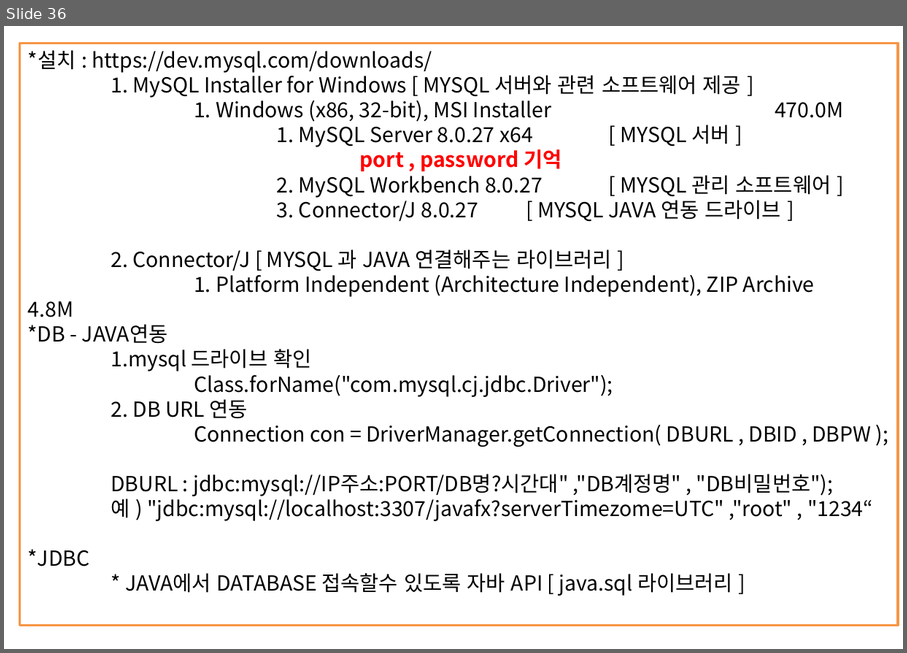
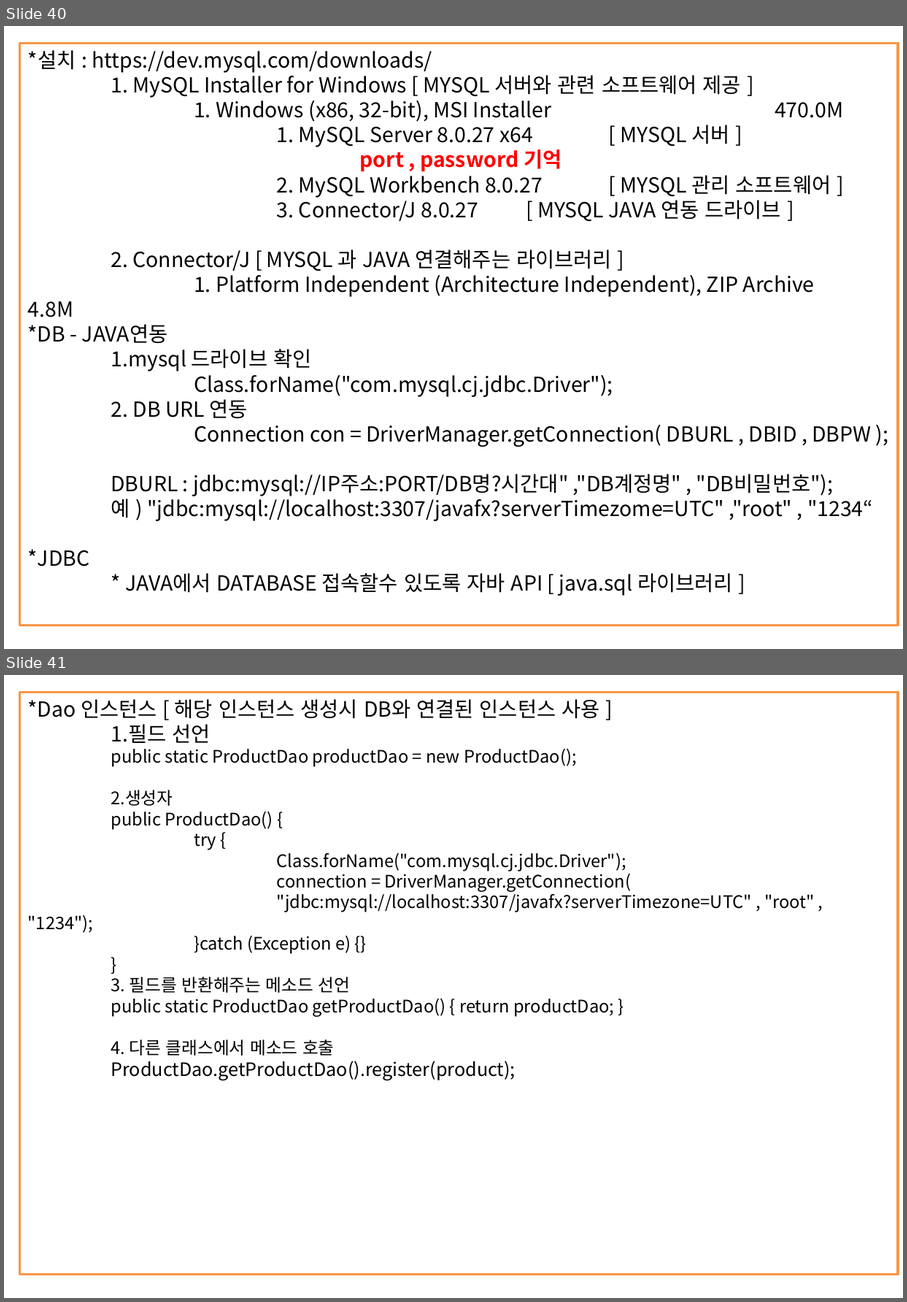
Before and after one commit to kth0027/ezen_kth, a slide deck: Study_Revise/JAVA-PPT/JAVA정리.pptx. Shown one above the other, each under a label of ours: slide 36 before the commit, slides 40 and 41 after it. The pictures are 907x653 and 907x1302 pixels, drawn with LibreOffice and Linux fonts; fonts in the diff are those of the drawing. Boxes give left, top, right and bottom in pixels: in the first picture for what was removed or moved away, otherwise in the second. Text is boxed around its words. In the diff, an @@ line names an element or a change of style, - is before the commit and + after.

```diff
--- a/Study_Revise/JAVA-PPT/JAVA정리.pptx
+++ b/Study_Revise/JAVA-PPT/JAVA정리.pptx
@@ slide 41 added at bbox=[4, 675, 903, 1298], background #FFFFFF @@
@@ rectangle added at bbox=[20, 693, 898, 1274], outline #F79646 2 pt, 15 pt, text #000000 @@
+*Dao 인스턴스 [ 해당 인스턴스 생성시 DB와 연결된 인스턴스 사용 ]
+1.필드 선언
+public static ProductDao productDao = new ProductDao();
+2.생성자
+public ProductDao() {
+try {
+Class.forName("com.mysql.cj.jdbc.Driver");
+connection = DriverManager.getConnection(
+"jdbc:mysql://localhost:3307/javafx?serverTimezone=UTC" , "root" , "1234");
+}catch (Exception e) {}
+}
+3. 필드를 반환해주는 메소드 선언
+public static ProductDao getProductDao() { return productDao; }
+4. 다른 클래스에서 메소드 호출
+ProductDao.getProductDao().register(product);
@@ what was slide 36 is now slide 40 @@
```
Also in this commit, not shown: 4 slides changed, 8 other slides added, 2 other files.
